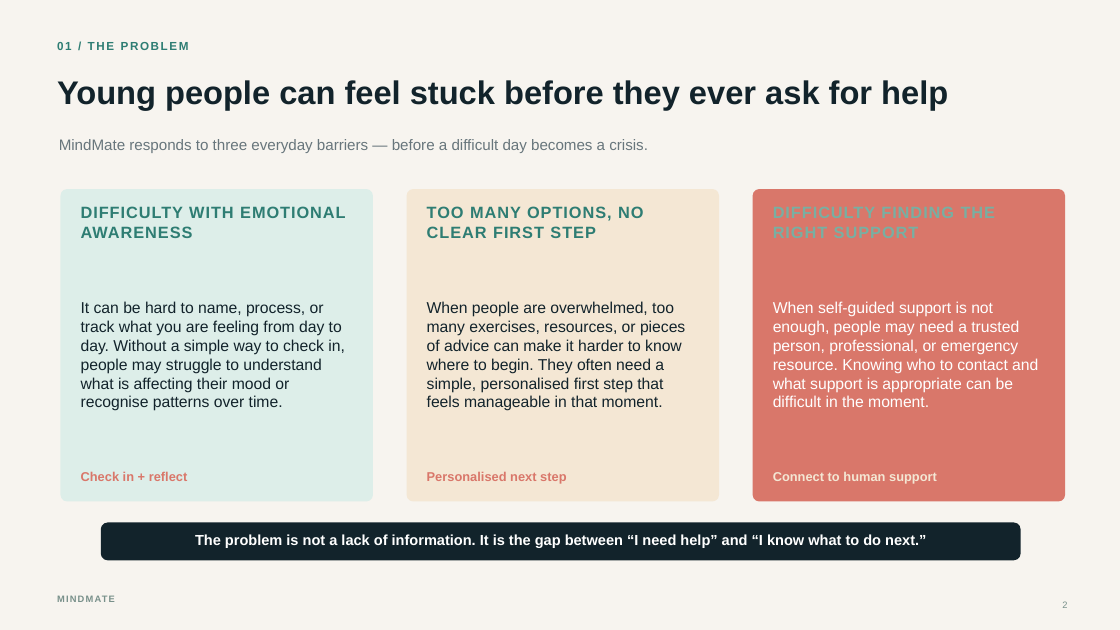
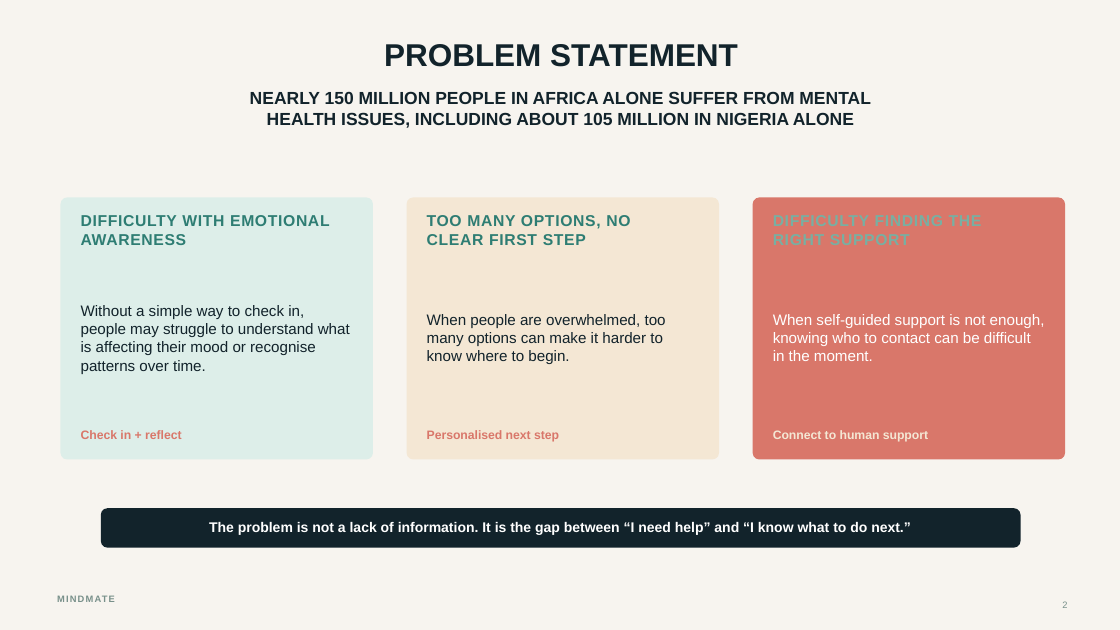
Before and after one commit to Tor3x-Coder/mindmate, a slide deck: slide 2 of presentation/MindMate_Competition_Presentation.pptx. Drawn at 1120x630 pixels with LibreOffice and Linux fonts; fonts in the diff are those of the drawing. Boxes give left, top, right and bottom in pixels: in the first picture for what was removed or moved away, otherwise in the second. Text is boxed around its words. In the diff, an @@ line names an element or a change of style, - is before the commit and + after.

Commit message:
docs: align presentation with captain deck and financials

```diff
--- a/presentation/MindMate_Competition_Presentation.pptx
+++ b/presentation/MindMate_Competition_Presentation.pptx
@@ text removed at [57, 42, 189, 50] @@
-01 / THE PROBLEM
@@ text added at [384, 44, 738, 67], 27 pt, text #12232B, bold @@
+PROBLEM STATEMENT
@@ text removed at [57, 80, 948, 110] @@
-Young people can feel stuck before they ever ask for help
@@ text added at [250, 91, 871, 128], 15 pt, text #12232B, bold @@
+NEARLY 150 MILLION PEOPLE IN AFRICA ALONE SUFFER FROM MENTAL
+HEALTH ISSUES, INCLUDING ABOUT 105 MILLION IN NIGERIA ALONE
@@ text removed at [59, 139, 648, 153] @@
-MindMate responds to three everyday barriers — before a difficult day becomes a crisis.
@@ rounded rectangle: place and size @@
-rounded rectangle at [60, 189, 373, 502]
+rounded rectangle at [60, 197, 373, 460]
@@ rounded rectangle: place and size @@
-rounded rectangle at [407, 189, 719, 502]
+rounded rectangle at [407, 197, 719, 460]
@@ proportions changed in 4 elements at [101, 508, 1021, 548], [60, 197, 373, 460], [407, 197, 719, 460], [753, 197, 1065, 460] @@
@@ rounded rectangle: place and size @@
-rounded rectangle at [753, 189, 1065, 502]
+rounded rectangle at [753, 197, 1065, 460]
@@ text at [81, 215, 329, 245]: text changed; size 14 to 13.5 pt @@
-DIFFICULTY WITH EMOTIONAL AWARENESS
+DIFFICULTY WITH EMOTIONAL
+AWARENESS
@@ text at [427, 215, 630, 245]: text changed; size 14 to 13.5 pt @@
-TOO MANY OPTIONS, NO CLEAR FIRST STEP
+TOO MANY OPTIONS, NO
+CLEAR FIRST STEP
@@ text at [81, 305, 350, 374]: text changed; size 13.5 to 13 pt @@
-It can be hard to name, process, or track what you are feeling from day to day. Without a simple way to check in, people may struggle to understand what is affecting their mood or recognise patterns over time.
+Without a simple way to check in, people may struggle to understand what is affecting their mood or recognise patterns over time.
@@ text at [427, 314, 666, 364]: text changed; size 13.5 to 13 pt @@
-When people are overwhelmed, too many exercises, resources, or pieces of advice can make it harder to know where to begin. They often need a simple, personalised first step that feels manageable in that moment.
+When people are overwhelmed, too many options can make it harder to know where to begin.
@@ text at [773, 314, 1045, 361]: text changed; size 13.5 to 13 pt @@
-When self-guided support is not enough, people may need a trusted person, professional, or emergency resource. Knowing who to contact and what support is appropriate can be difficult in the moment.
+When self-guided support is not enough, knowing who to contact can be difficult in the moment.
@@ 3 texts: place and size @@
-3 texts at [81, 472, 937, 484]
+3 texts at [81, 430, 928, 442]
@@ size 11 to 10.5 pt in 3 elements at [81, 430, 182, 439], [427, 430, 559, 442], [773, 430, 928, 442] @@
@@ rounded rectangle: place and size @@
-rounded rectangle at [101, 523, 1021, 560]
+rounded rectangle at [101, 508, 1021, 548]
@@ text "The problem is not a ...": place and size @@
-text "The problem is not a ..." at [195, 534, 926, 548]
+text "The problem is not a ..." at [209, 522, 911, 535]
@@ text "The problem is not a ..." at [209, 522, 911, 535]: size 12.5 to 12 pt @@
```
Also in this commit, not shown: 6 other slides changed, 2 slides added, 4 slides removed.
